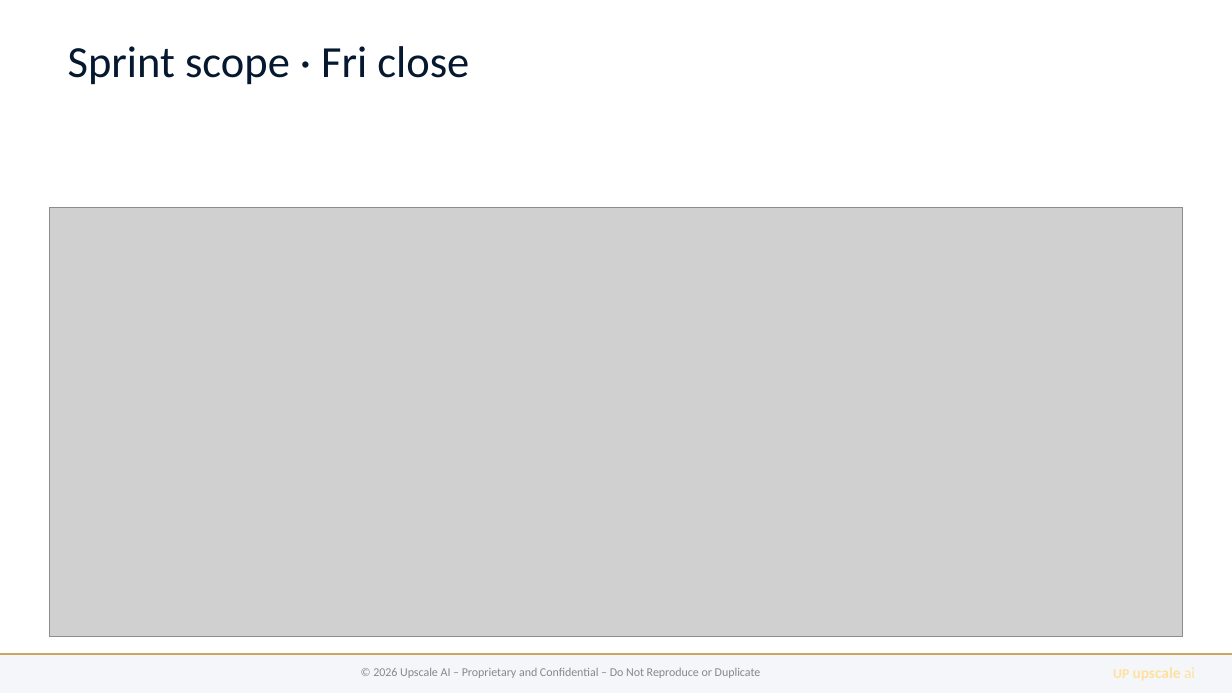
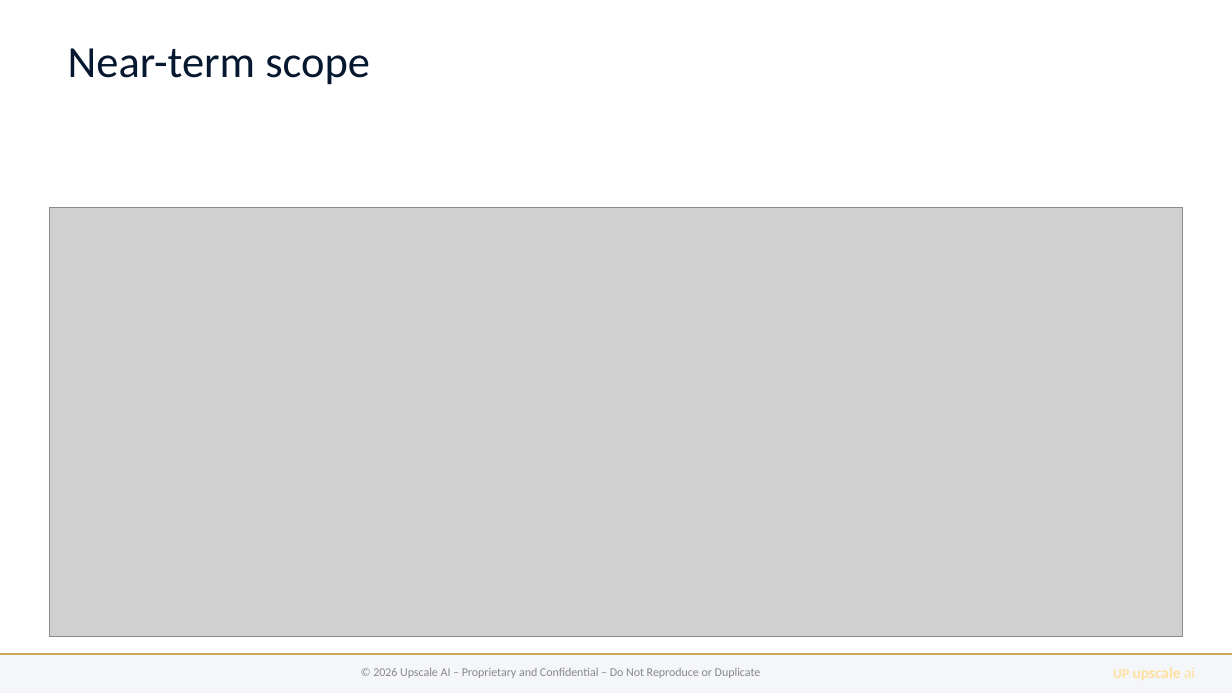
Before and after one commit to upscale-ai-network/agent-template, a slide deck: slide 4 of dt100/manager-arch-vision-a3.pptx. Drawn at 1232x693 pixels with LibreOffice and Linux fonts; fonts in the diff are those of the drawing; grey boxes stand for pictures. Boxes give left, top, right and bottom in pixels: in the first picture for what was removed or moved away, otherwise in the second. Text is boxed around its words. In the diff, an @@ line names an element or a change of style, - is before the commit and + after.

```diff
--- a/dt100/manager-arch-vision-a3.pptx
+++ b/dt100/manager-arch-vision-a3.pptx
@@ text at [68,48,370,85]: text changed @@
-Sprint scope · Fri close
+Near-term scope
```
Also in this commit, not shown: 1 other slide changed, 8 other files.
